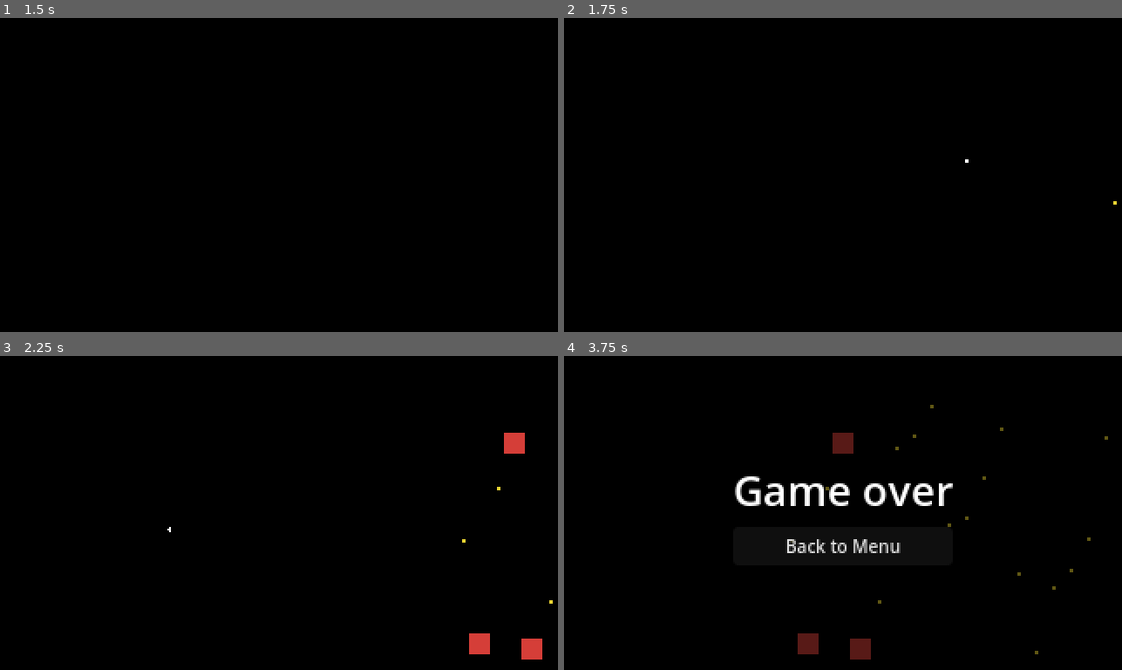
Above: before the commit, frames 1-4 (two rows, left to right).
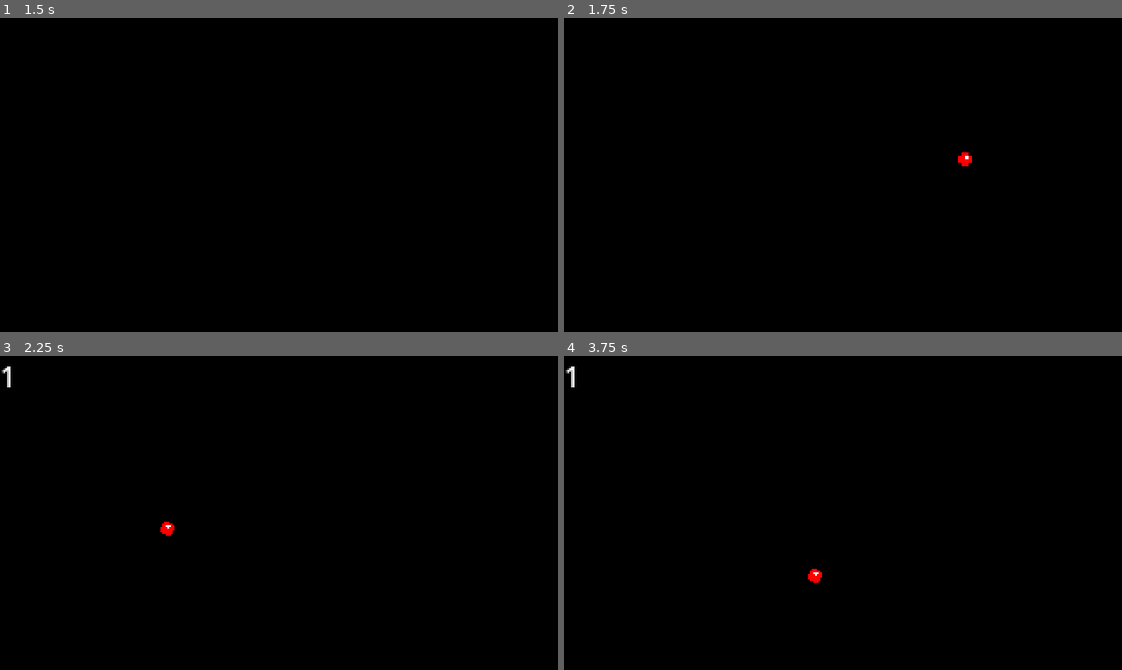
Above: after the commit, the same moments.

Repository: vitorascorrea/gmtk-jam-2024
Game: Godot game, scene res://screens/start_screen.tscn
The game is run twice, just before and just after one commit, with the same random seed, the same clock (stepped at 60 frames per second) and the same inputs.
Inputs (mouse positions are in pixels of both pictures, inside the frame that each line leads up to):
- Up to frame 1 (1.5 s): click "Start" at 0.5 s; tap Enter at 1.25 s; move the mouse to (401, 159) at 1.27 s; click (401, 159) at 1.35 s
- Up to frame 2 (1.75 s): no input
- Up to frame 3 (2.25 s): move the mouse to (167, 528) at 2.02 s; right-click (167, 528) at 2.1 s
- Up to frame 4 (3.75 s): move the mouse to (898, 443) at 2.77 s; click (898, 443) at 2.85 s; move the mouse to (815, 575) at 3.52 s; right-click (815, 575) at 3.6 s

Frame 1 is identical in both runs. In frame 2, less than 0.1% of the frame differs, in the area x 70-100%, y 42-60%; in frame 3, 0.9%; in frame 4, 3.0%, in the area x 0-98%, y 3-97%.

Commit message:
Cool stuff in the making

Diff:
--- a/dummy_scene.gd
+++ /dev/null
@@ -1,37 +0,0 @@
-extends Node2D
-
-var pixel_scene = preload("res://entities/pixels/pixel.tscn")
-var destroyer_scene = preload("res://entities/destroyer/destroyer.tscn")
-var pixel_spawn_timer = Timer.new()
-var camera_zoom: float = 1.0
-
-# Called when the node enters the scene tree for the first time.
-func _ready() -> void:
-	pixel_spawn_timer.wait_time = 0.1
-	pixel_spawn_timer.autostart = true
-	pixel_spawn_timer.connect("timeout", _on_pixel_spawn_timer_timeout)
-	add_child(pixel_spawn_timer)
-
-	$Collector.connect("child_counted", _on_child_counter_timer_timeout)
-
-
-func _on_pixel_spawn_timer_timeout():
-	if randf() < 0.1:
-		var destroyer = destroyer_scene.instantiate()
-		destroyer.position = Vector2(320, randi_range(20, 170))
-		add_child(destroyer)
-	else:
-		var pixel = pixel_scene.instantiate()
-		pixel.position = Vector2(320, randi_range(20, 170))
-		add_child(pixel)
-
-
-func _on_child_counter_timer_timeout(child_count: int):
-	if child_count <= 1:
-		$CanvasLayer/PauseMenu.set_label_message("Game over")
-		$CanvasLayer/PauseMenu.trigger()
-		return
-	elif child_count > 100 and camera_zoom != 0.5:
-		camera_zoom = 0.5
-		var tween = get_tree().create_tween()
-		tween.tween_property($Camera2D, "zoom", Vector2(camera_zoom, camera_zoom), 1)
--- a/dummy_scene.tscn
+++ /dev/null
@@ -1,32 +0,0 @@
-[gd_scene load_steps=4 format=3 uid="uid://dbjbvg5qkdwa3"]
-
-[ext_resource type="PackedScene" uid="uid://dlbme2uvym6ce" path="res://screens/pause_menu.tscn" id="1_5eebt"]
-[ext_resource type="Script" path="res://dummy_scene.gd" id="1_ecnis"]
-[ext_resource type="PackedScene" uid="uid://clv0rat1xmide" path="res://entities/collector/collector.tscn" id="2_6g616"]
-
-[node name="DummyScene" type="Node2D"]
-script = ExtResource("1_ecnis")
-
-[node name="ColorRect" type="ColorRect" parent="."]
-anchors_preset = 8
-anchor_left = 0.5
-anchor_top = 0.5
-anchor_right = 0.5
-anchor_bottom = 0.5
-offset_left = -449.0
-offset_top = -227.0
-offset_right = 750.0
-offset_bottom = 443.0
-grow_horizontal = 2
-grow_vertical = 2
-color = Color(0, 0, 0, 1)
-
-[node name="Camera2D" type="Camera2D" parent="."]
-position = Vector2(160, 90)
-
-[node name="Collector" parent="." instance=ExtResource("2_6g616")]
-position = Vector2(42, 89)
-
-[node name="CanvasLayer" type="CanvasLayer" parent="."]
-
-[node name="PauseMenu" parent="CanvasLayer" instance=ExtResource("1_5eebt")]
--- a/entities/base_collider.gd
+++ b/entities/base_collider.gd
@@ -1,11 +1,13 @@
-class_name BaseCollider extends StaticBody2D
+class_name BaseCollider extends Area2D
 
-var detection_area: Area2D
 var screen_notifier: VisibleOnScreenNotifier2D
 var owned: bool = false
-var speed: int = 100
+var base_speed: int = 25
 var min_size: int = 1
-
+var child_count: int = 0
+var grabbable: bool = true
+var last_scale_checked: int = -1
+var rotation_direction = [-1, 1].pick_random()
 
 func setup():
 	pass
@@ -14,26 +16,46 @@
 func _ready():
 	setup()
 
-	if detection_area != null:
-		detection_area.connect("body_entered", _on_detection_area_body_entered)
+	self.connect("area_entered", _on_area_entered)
+	self.connect("tree_exiting", _on_tree_exiting)
+	screen_notifier.connect("screen_exited", _on_screen_notifier_screen_exited)
 
-	screen_notifier.connect("screen_exited", _on_screen_notifier_screen_exited)
+	update_highlight()
 
 
 # Called every frame. 'delta' is the elapsed time since the previous frame.
 func _physics_process(delta: float) -> void:
 	if not owned:
-		position.x -= speed * delta
+		position.x -= base_speed * GlobalVariables.current_scale * delta
+		rotation_degrees += rotation_direction
+		update_highlight()
+
+
+func _on_tree_exiting():
+	GlobalVariables.current_child_count -= child_count
+
+
+func set_as_part():
+	grabbable = true
+
+
+func set_as_debris():
+	grabbable = false
 
 
 func set_owned():
 	owned = true
 
-	if is_instance_valid(detection_area):
-		detection_area.queue_free()
-
 	if is_instance_valid(screen_notifier):
 		screen_notifier.queue_free()
+
+
+func collect(collider: BaseCollider) -> void:
+	collider.set_owned()
+	collider.reparent(self)
+
+	child_count += 1
+	GlobalVariables.current_child_count += 1
 
 
 func _on_screen_notifier_screen_exited() -> void:
@@ -41,6 +63,33 @@
 		queue_free()
 
 
-func _on_detection_area_body_entered(body: Node2D) -> void:
-	if not owned and body.owned and GlobalVariables.current_child_count < min_size:
-		body.queue_free()
+func _on_area_entered(area: Area2D) -> void:
+	if area is not BaseCollider:
+		return
+
+	# Stray collider that can break owned colliders
+	if not owned and area.owned and GlobalVariables.current_child_count < min_size:
+		area.queue_free()
+
+	# Owned collider checking if can claim collider
+	elif owned and not area.owned and area.grabbable and GlobalVariables.current_child_count >= area.min_size:
+		collect(area)
+
+	# Owned collider checking if it can destroy collider
+	elif owned and not area.owned and not area.grabbable and GlobalVariables.current_child_count >= area.min_size:
+		area.queue_free()
+
+
+func update_highlight():
+	if not is_instance_valid($Sprite2D):
+		return
+
+	if last_scale_checked == GlobalVariables.current_scale:
+		return
+
+	last_scale_checked = GlobalVariables.current_scale
+
+	if min_size > GlobalVariables.CHILD_COUNT_SCALES[GlobalVariables.current_scale]:
+		$Sprite2D.modulate = Color.RED
+	else:
+		$Sprite2D.modulate = Color.WHITE
--- a/entities/collector/collector.gd
+++ b/entities/collector/collector.gd
@@ -5,16 +5,13 @@
 var child_count_ratio_to_increase_area: float = 15.0
 var area_radius_increment: float = 0.1
 
-signal child_counted
+signal initial_destroyed
 
 
 func _ready() -> void:
-	child_counter_timer.wait_time = 2.0
-	child_counter_timer.autostart = true
-	child_counter_timer.connect("timeout", _on_child_counter_timer_timeout)
-	add_child(child_counter_timer)
-
-	$InitialPixel.set_owned()
+	$Core.set_owned()
+	$Core.set_as_core()
+	GlobalVariables.current_child_count = 1
 
 
 func _physics_process(delta: float) -> void:
@@ -28,24 +25,5 @@
 		tween.tween_property(self, "rotation_degrees", rotation_degrees - 90, 0.5)
 
 
-func _on_body_entered(body: Node2D) -> void:
-	if body is BaseCollider and current_child_count >= body.min_size:
-		body.set_owned()
-		body.reparent(self)
-
-
-func _on_child_counter_timer_timeout():
-	# Removing the collision shape
-	current_child_count = get_child_count() - 1
-	GlobalVariables.current_child_count = current_child_count
-
-	child_counted.emit(current_child_count)
-
-	if current_child_count > child_count_ratio_to_increase_area:
-		$CollisionShape2D.shape.radius += (
-			(float(current_child_count) / child_count_ratio_to_increase_area) * area_radius_increment
-		)
-	else:
-		$CollisionShape2D.shape.radius = 2
-
-	print(current_child_count, " ", $CollisionShape2D.shape.radius)
+func _on_initial_pixel_tree_exited() -> void:
+	initial_destroyed.emit()
--- a/entities/collector/collector.tscn
+++ b/entities/collector/collector.tscn
@@ -1,19 +1,17 @@
 [gd_scene load_steps=4 format=3 uid="uid://clv0rat1xmide"]
 
 [ext_resource type="Script" path="res://entities/collector/collector.gd" id="1_qrkxm"]
-[ext_resource type="PackedScene" uid="uid://bfcy3187c3vdi" path="res://entities/pixels/pixel.tscn" id="2_fxrmy"]
+[ext_resource type="PackedScene" uid="uid://bfcy3187c3vdi" path="res://entities/scale_one_colliders/scale_one_collider.tscn" id="2_fxrmy"]
 
 [sub_resource type="CircleShape2D" id="CircleShape2D_brl0i"]
-radius = 2.0
+radius = 2.54951
 
 [node name="Collector" type="Area2D"]
 script = ExtResource("1_qrkxm")
 
 [node name="CollisionShape2D" type="CollisionShape2D" parent="."]
-position = Vector2(0.5, 0.5)
 shape = SubResource("CircleShape2D_brl0i")
 
-[node name="InitialPixel" parent="." instance=ExtResource("2_fxrmy")]
-modulate = Color(1, 1, 1, 1)
+[node name="Core" parent="." instance=ExtResource("2_fxrmy")]
 
-[connection signal="body_entered" from="." to="." method="_on_body_entered"]
+[connection signal="tree_exited" from="Core" to="." method="_on_initial_pixel_tree_exited"]
--- a/entities/destroyer/destroyer.gd
+++ /dev/null
@@ -1,7 +0,0 @@
-class_name Destroyer extends BaseCollider
-
-
-func setup():
-	min_size = 100
-	detection_area = $Area2D
-	screen_notifier = $VisibleOnScreenNotifier2D
--- a/entities/destroyer/destroyer.tscn
+++ /dev/null
@@ -1,34 +0,0 @@
-[gd_scene load_steps=4 format=3 uid="uid://dnjevv1q2nwno"]
-
-[ext_resource type="Script" path="res://entities/destroyer/destroyer.gd" id="1_r4ll1"]
-
-[sub_resource type="RectangleShape2D" id="RectangleShape2D_36wtx"]
-size = Vector2(12, 12)
-
-[sub_resource type="CircleShape2D" id="CircleShape2D_wg32g"]
-radius = 11.0
-
-[node name="Destroyer" type="StaticBody2D"]
-script = ExtResource("1_r4ll1")
-
-[node name="CollisionShape2D" type="CollisionShape2D" parent="."]
-shape = SubResource("RectangleShape2D_36wtx")
-
-[node name="ColorRect" type="ColorRect" parent="."]
-offset_left = -6.0
-offset_top = -6.0
-offset_right = 6.0
-offset_bottom = 6.0
-color = Color(0.835625, 0.242655, 0.219402, 1)
-
-[node name="VisibleOnScreenNotifier2D" type="VisibleOnScreenNotifier2D" parent="."]
-position = Vector2(-4.76837e-07, 4.76837e-07)
-scale = Vector2(0.6, 0.6)
-
-[node name="Area2D" type="Area2D" parent="."]
-
-[node name="CollisionShape2D" type="CollisionShape2D" parent="Area2D"]
-shape = SubResource("CircleShape2D_wg32g")
-
-[connection signal="screen_exited" from="VisibleOnScreenNotifier2D" to="." method="_on_visible_on_screen_notifier_2d_screen_exited"]
-[connection signal="body_entered" from="Area2D" to="." method="_on_area_2d_body_entered"]
--- a/entities/pixels/pixel.gd
+++ /dev/null
@@ -1,5 +0,0 @@
-class_name Pixel extends BaseCollider
-
-
-func setup():
-	screen_notifier = $VisibleOnScreenNotifier2D
--- a/entities/pixels/pixel.tscn
+++ /dev/null
@@ -1,29 +0,0 @@
-[gd_scene load_steps=3 format=3 uid="uid://bfcy3187c3vdi"]
-
-[ext_resource type="Script" path="res://entities/pixels/pixel.gd" id="1_0bfyw"]
-
-[sub_resource type="RectangleShape2D" id="RectangleShape2D_q3o1x"]
-size = Vector2(2, 2)
-
-[node name="Pixel" type="StaticBody2D"]
-modulate = Color(0.90726, 0.826096, 0.194888, 1)
-script = ExtResource("1_0bfyw")
-
-[node name="ColorRect" type="ColorRect" parent="."]
-anchors_preset = 8
-anchor_left = 0.5
-anchor_top = 0.5
-anchor_right = 0.5
-anchor_bottom = 0.5
-offset_right = 2.0
-offset_bottom = 2.0
-grow_horizontal = 2
-grow_vertical = 2
-
-[node name="VisibleOnScreenNotifier2D" type="VisibleOnScreenNotifier2D" parent="."]
-position = Vector2(1, 1)
-scale = Vector2(0.1, 0.1)
-
-[node name="CollisionShape2D" type="CollisionShape2D" parent="."]
-position = Vector2(1, 1)
-shape = SubResource("RectangleShape2D_q3o1x")
--- /dev/null
+++ b/entities/scale_four_colliders/scale_four_collider.gd
@@ -0,0 +1,16 @@
+class_name ScaleFourCollider extends BaseCollider
+
+
+func setup():
+	min_size = GlobalVariables.CHILD_COUNT_SCALES[4]
+	screen_notifier = $VisibleOnScreenNotifier2D
+
+
+func set_as_part():
+	super()
+	$Sprite2D.frame = randi_range(4, 7)
+
+
+func set_as_debris():
+	super()
+	$Sprite2D.frame = randi_range(8, 11)
--- /dev/null
+++ b/entities/scale_four_colliders/scale_four_collider.tscn
@@ -0,0 +1,23 @@
+[gd_scene load_steps=4 format=3 uid="uid://b381ospaq5y2p"]
+
+[ext_resource type="Script" path="res://entities/scale_four_colliders/scale_four_collider.gd" id="1_l836k"]
+[ext_resource type="Texture2D" uid="uid://bl7gmjb6n7qks" path="res://assets/colliders.png" id="2_5udi0"]
+
+[sub_resource type="RectangleShape2D" id="RectangleShape2D_h2jhg"]
+size = Vector2(32, 32)
+
+[node name="ScaleFourCollider" type="Area2D"]
+script = ExtResource("1_l836k")
+
+[node name="VisibleOnScreenNotifier2D" type="VisibleOnScreenNotifier2D" parent="."]
+position = Vector2(1.43051e-06, -2.38419e-07)
+scale = Vector2(1.6, 1.6)
+
+[node name="CollisionShape2D" type="CollisionShape2D" parent="."]
+shape = SubResource("RectangleShape2D_h2jhg")
+
+[node name="Sprite2D" type="Sprite2D" parent="."]
+texture = ExtResource("2_5udi0")
+hframes = 4
+vframes = 4
+frame = 4
--- /dev/null
+++ b/entities/scale_one_colliders/scale_one_collider.gd
@@ -0,0 +1,22 @@
+class_name ScaleOneCollider extends BaseCollider
+
+var is_core: bool = false
+
+
+func setup():
+	screen_notifier = $VisibleOnScreenNotifier2D
+
+
+func set_as_core():
+	is_core = true
+	$Sprite2D.frame = 0
+
+
+func set_as_part():
+	super()
+	$Sprite2D.frame = randi_range(1, 4)
+
+
+func set_as_debris():
+	super()
+	$Sprite2D.frame = randi_range(32, 35)
--- /dev/null
+++ b/entities/scale_one_colliders/scale_one_collider.tscn
@@ -0,0 +1,22 @@
+[gd_scene load_steps=4 format=3 uid="uid://bfcy3187c3vdi"]
+
+[ext_resource type="Script" path="res://entities/scale_one_colliders/scale_one_collider.gd" id="1_sjxqk"]
+[ext_resource type="Texture2D" uid="uid://bl7gmjb6n7qks" path="res://assets/colliders.png" id="2_52yia"]
+
+[sub_resource type="RectangleShape2D" id="RectangleShape2D_q3o1x"]
+size = Vector2(4, 4)
+
+[node name="ScaleOneCollider" type="Area2D"]
+script = ExtResource("1_sjxqk")
+
+[node name="VisibleOnScreenNotifier2D" type="VisibleOnScreenNotifier2D" parent="."]
+position = Vector2(2.98023e-07, 2.98023e-07)
+scale = Vector2(0.2, 0.2)
+
+[node name="CollisionShape2D" type="CollisionShape2D" parent="."]
+shape = SubResource("RectangleShape2D_q3o1x")
+
+[node name="Sprite2D" type="Sprite2D" parent="."]
+texture = ExtResource("2_52yia")
+hframes = 32
+vframes = 32
--- /dev/null
+++ b/entities/scale_three_colliders/scale_three_collider.gd
@@ -0,0 +1,16 @@
+class_name ScaleThreeCollider extends BaseCollider
+
+
+func setup():
+	min_size = GlobalVariables.CHILD_COUNT_SCALES[3]
+	screen_notifier = $VisibleOnScreenNotifier2D
+
+
+func set_as_part():
+	super()
+	$Sprite2D.frame = randi_range(2, 5)
+
+
+func set_as_debris():
+	super()
+	$Sprite2D.frame = randi_range(10, 13)
--- /dev/null
+++ b/entities/scale_three_colliders/scale_three_collider.tscn
@@ -0,0 +1,22 @@
+[gd_scene load_steps=4 format=3 uid="uid://ca73u4rboqlrk"]
+
+[ext_resource type="Script" path="res://entities/scale_three_colliders/scale_three_collider.gd" id="1_l28l4"]
+[ext_resource type="Texture2D" uid="uid://bl7gmjb6n7qks" path="res://assets/colliders.png" id="1_nvjsb"]
+
+[sub_resource type="RectangleShape2D" id="RectangleShape2D_pydq4"]
+size = Vector2(16, 16)
+
+[node name="ScaleThreeCollider" type="Area2D"]
+script = ExtResource("1_l28l4")
+
+[node name="Sprite2D" type="Sprite2D" parent="."]
+texture = ExtResource("1_nvjsb")
+hframes = 8
+vframes = 8
+
+[node name="CollisionShape2D" type="CollisionShape2D" parent="."]
+shape = SubResource("RectangleShape2D_pydq4")
+
+[node name="VisibleOnScreenNotifier2D" type="VisibleOnScreenNotifier2D" parent="."]
+position = Vector2(4.17233e-07, 0)
+scale = Vector2(0.8, 0.8)
--- /dev/null
+++ b/entities/scale_two_colliders/scale_two_collider.gd
@@ -0,0 +1,16 @@
+class_name ScaleTwoCollider extends BaseCollider
+
+
+func setup():
+	min_size = GlobalVariables.CHILD_COUNT_SCALES[2]
+	screen_notifier = $VisibleOnScreenNotifier2D
+
+
+func set_as_part():
+	super()
+	$Sprite2D.frame = randi_range(16, 19)
+
+
+func set_as_debris():
+	super()
+	$Sprite2D.frame = randi_range(32, 35)
--- /dev/null
+++ b/entities/scale_two_colliders/scale_two_collider.tscn
@@ -0,0 +1,23 @@
+[gd_scene load_steps=4 format=3 uid="uid://b6ra0ndm742hf"]
+
+[ext_resource type="Script" path="res://entities/scale_two_colliders/scale_two_collider.gd" id="1_nann4"]
+[ext_resource type="Texture2D" uid="uid://bl7gmjb6n7qks" path="res://assets/colliders.png" id="2_xrknh"]
+
+[sub_resource type="RectangleShape2D" id="RectangleShape2D_q3o1x"]
+size = Vector2(8, 8)
+
+[node name="ScaleTwoCollider" type="Area2D"]
+script = ExtResource("1_nann4")
+
+[node name="VisibleOnScreenNotifier2D" type="VisibleOnScreenNotifier2D" parent="."]
+position = Vector2(2.38419e-07, 2.38419e-07)
+scale = Vector2(0.4, 0.4)
+
+[node name="CollisionShape2D" type="CollisionShape2D" parent="."]
+shape = SubResource("RectangleShape2D_q3o1x")
+
+[node name="Sprite2D" type="Sprite2D" parent="."]
+texture = ExtResource("2_xrknh")
+hframes = 16
+vframes = 16
+frame = 16
--- a/globals/global_variables.gd
+++ b/globals/global_variables.gd
@@ -3,5 +3,25 @@
 const START_SCREEN_SCENE = "res://screens/start_screen.tscn"
 const SCENE_TRANSITION_UI_SCENE = "res://globals/scene_transition_ui.tscn"
 
+const MAX_SCALE = 4
+const CHILD_COUNT_SCALES = {
+	1: 1,
+	2: 50,
+	3: 150,
+	4: 600,
+	5: 900
+}
+
+const SCENES_PER_SCALES = {
+	1: preload("res://entities/scale_one_colliders/scale_one_collider.tscn"),
+	2: preload("res://entities/scale_two_colliders/scale_two_collider.tscn"),
+	3: preload("res://entities/scale_three_colliders/scale_three_collider.tscn"),
+	4: preload("res://entities/scale_four_colliders/scale_four_collider.tscn"),
+}
 
 var current_child_count = 0
+var current_scale = 1
+
+
+func change_scale(new_scale: int):
+	current_scale = new_scale
--- /dev/null
+++ b/helpers/collider_factory.gd
@@ -0,0 +1,27 @@
+class_name ColliderFactory extends Node
+
+var current_scale: int = 1
+var previous_scale_ratio: float = 0.2
+var debris_ratio: float = 0.6
+var damaging_ration: float = 0.05
+
+
+func create_collider() -> BaseCollider:
+	if current_scale > 1 and randf() <= previous_scale_ratio:
+		return create_collider_with_type(GlobalVariables.SCENES_PER_SCALES[current_scale - 1])
+
+	if current_scale < GlobalVariables.MAX_SCALE and randf() <= damaging_ration:
+		return create_collider_with_type(GlobalVariables.SCENES_PER_SCALES[current_scale + 1])
+
+	return create_collider_with_type(GlobalVariables.SCENES_PER_SCALES[current_scale])
+
+
+func create_collider_with_type(collider_scene) -> BaseCollider:
+	var collider = collider_scene.instantiate()
+
+	if randf() > debris_ratio:
+		collider.set_as_part()
+	else:
+		collider.set_as_debris()
+
+	return collider
--- /dev/null
+++ b/screens/main.gd
@@ -0,0 +1,82 @@
+extends Node2D
+
+var collider_factory = ColliderFactory.new()
+var pixel_spawn_timer = Timer.new()
+var child_counter_timer = Timer.new()
+
+var current_scale: int = 1
+const base_screen_dimensions: Vector2 = Vector2(320, 180)
+
+
+# Called when the node enters the scene tree for the first time.
+func _ready() -> void:
+	child_counter_timer.wait_time = 0.2
+	child_counter_timer.autostart = true
+	child_counter_timer.connect("timeout", _on_child_counted)
+	add_child(child_counter_timer)
+
+	pixel_spawn_timer.wait_time = 0.2
+	pixel_spawn_timer.autostart = true
+	pixel_spawn_timer.connect("timeout", _on_pixel_spawn_timer_timeout)
+	add_child(pixel_spawn_timer)
+
+	$Collector.connect("initial_destroyed", _on_collector_initial_destroyed)
+
+
+func _on_pixel_spawn_timer_timeout():
+	for i in range(pow(2, current_scale)):
+		var collider = collider_factory.create_collider()
+		var x_zoom_ratio = 1.0 / float($Camera2D.zoom.x)
+		var y_zoom_ratio = 1.0 / float($Camera2D.zoom.y)
+		var x_position = base_screen_dimensions.x * x_zoom_ratio
+
+		collider.position = Vector2(
+			x_position,
+			randi_range(
+				-(base_screen_dimensions.y * y_zoom_ratio),
+				(base_screen_dimensions.y * y_zoom_ratio)
+			)
+		)
+
+		add_child(collider)
+
+
+func _on_collector_initial_destroyed():
+	$CanvasLayer/PauseMenu.set_label_message("Game over")
+	$CanvasLayer/PauseMenu.trigger()
+	return
+
+
+func _on_child_counted():
+	$CanvasLayer/Label.text = str(GlobalVariables.current_child_count)
+
+	if GlobalVariables.current_scale == GlobalVariables.MAX_SCALE:
+		return
+
+	for count_scale in GlobalVariables.CHILD_COUNT_SCALES:
+		var required_child_count = GlobalVariables.CHILD_COUNT_SCALES[count_scale]
+
+		if GlobalVariables.current_child_count >= required_child_count and count_scale > current_scale:
+			change_scale(count_scale)
+			break
+
+		if GlobalVariables.current_child_count < required_child_count and current_scale >= count_scale:
+			change_scale(count_scale - 1)
+			break
+
+
+func change_scale(new_scale: int):
+	var increasing = new_scale > current_scale
+
+	current_scale = new_scale
+	collider_factory.current_scale = current_scale
+	GlobalVariables.change_scale(current_scale)
+
+	var camera_zoom = float($Camera2D.zoom.x) / 2.0
+
+	if not increasing:
+		camera_zoom = float($Camera2D.zoom.x) * 2.0
+
+	var tween = get_tree().create_tween()
+	tween.tween_property($Camera2D, "zoom", Vector2(camera_zoom, camera_zoom), 3)
+	await tween.finished
--- /dev/null
+++ b/screens/main.tscn
@@ -0,0 +1,36 @@
+[gd_scene load_steps=4 format=3 uid="uid://dbjbvg5qkdwa3"]
+
+[ext_resource type="Script" path="res://screens/main.gd" id="1_3p2y8"]
+[ext_resource type="PackedScene" uid="uid://clv0rat1xmide" path="res://entities/collector/collector.tscn" id="2_e64us"]
+[ext_resource type="PackedScene" uid="uid://dlbme2uvym6ce" path="res://screens/pause_menu.tscn" id="3_aw215"]
+
+[node name="Main" type="Node2D"]
+script = ExtResource("1_3p2y8")
+
+[node name="ColorRect" type="ColorRect" parent="."]
+anchors_preset = 8
+anchor_left = 0.5
+anchor_top = 0.5
+anchor_right = 0.5
+anchor_bottom = 0.5
+offset_left = -449.0
+offset_top = -227.0
+offset_right = 750.0
+offset_bottom = 443.0
+grow_horizontal = 2
+grow_vertical = 2
+color = Color(0, 0, 0, 1)
+
+[node name="Camera2D" type="Camera2D" parent="."]
+zoom = Vector2(2, 2)
+
+[node name="Collector" parent="." instance=ExtResource("2_e64us")]
+position = Vector2(42, 89)
+
+[node name="CanvasLayer" type="CanvasLayer" parent="."]
+
+[node name="Label" type="Label" parent="CanvasLayer"]
+offset_right = 40.0
+offset_bottom = 23.0
+
+[node name="PauseMenu" parent="CanvasLayer" instance=ExtResource("3_aw215")]
--- a/screens/pause_menu.gd
+++ b/screens/pause_menu.gd
@@ -15,7 +15,7 @@
 
 
 func trigger():
-	if activable:
+	if activable and is_instance_valid(get_tree()):
 		get_tree().paused = true
 		visible = true
 
--- a/screens/start_screen.gd
+++ b/screens/start_screen.gd
@@ -12,4 +12,4 @@
 
 
 func _on_button_pressed() -> void:
-	SceneTransition.transition_to("res://dummy_scene.tscn")
+	SceneTransition.transition_to("res://screens/main.tscn")
Binary file added: aseprite/colliders.aseprite
Binary file added: assets/colliders.png
Not shown, added: assets/colliders.png.import
Not shown, added: assets/light.png.import
